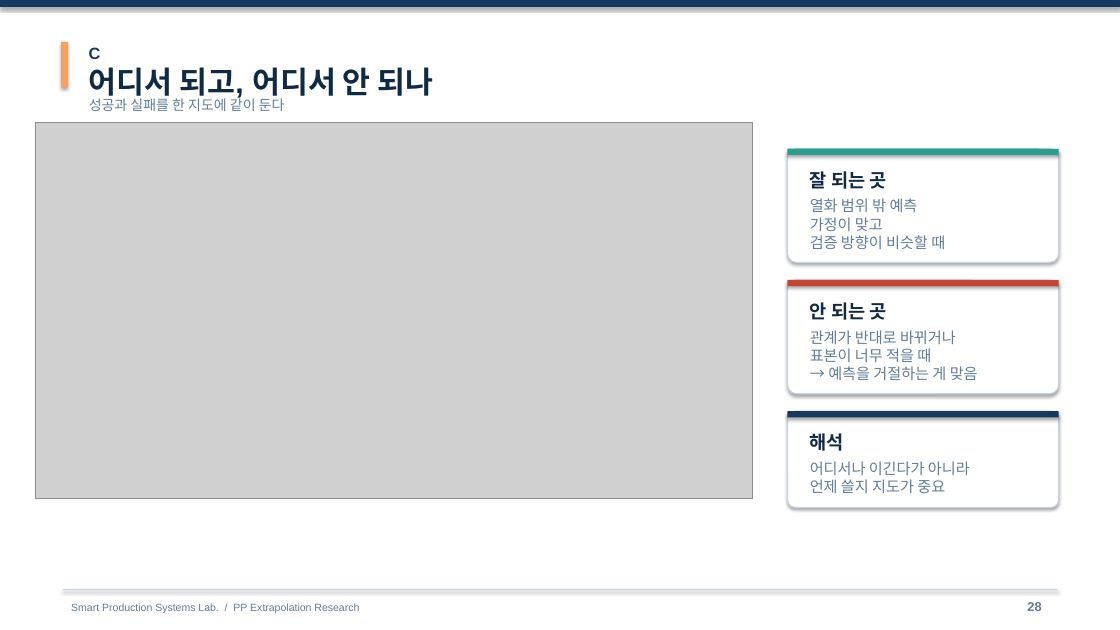
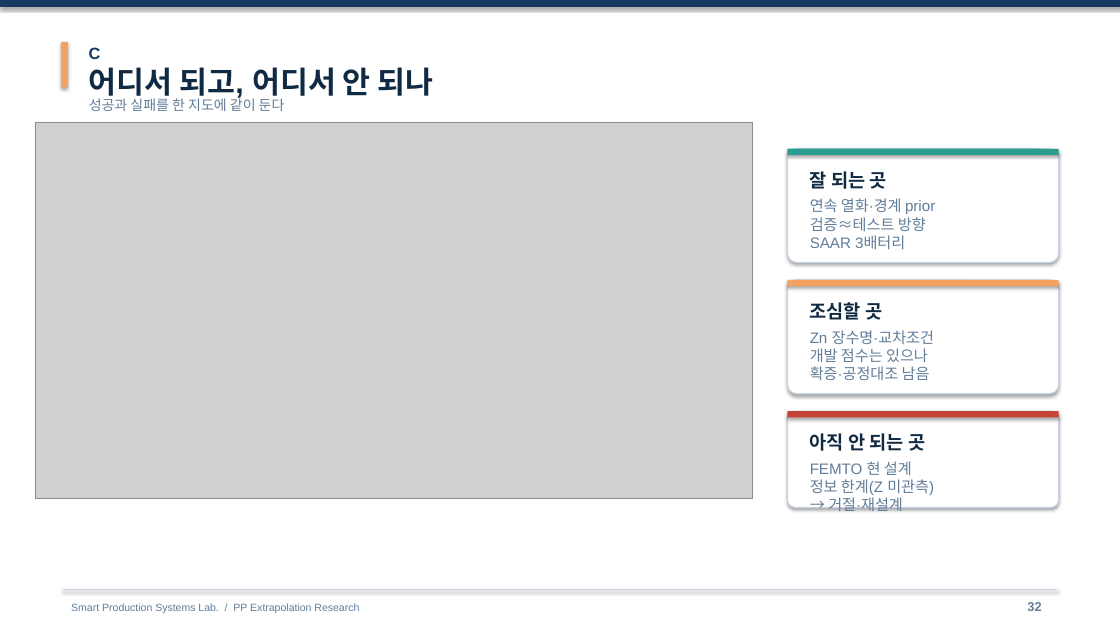
Before and after one commit to amumujs-create/pp-extrapolation, a slide deck: slide 32 of slides/pp_research/PP_Research_Detailed_v2.pptx (slide 28 before the commit). Drawn at 1120x630 pixels with LibreOffice and Linux fonts; fonts in the diff are those of the drawing; grey boxes stand for pictures. Boxes give left, top, right and bottom in pixels: in the first picture for what was removed or moved away, otherwise in the second. Text is boxed around its words. In the diff, an @@ line names an element or a change of style, - is before the commit and + after.

```diff
--- a/slides/pp_research/PP_Research_Detailed_v2.pptx
+++ b/slides/pp_research/PP_Research_Detailed_v2.pptx
@@ text at (x1=810, y1=198, x2=935, y2=249): text changed @@
-열화 범위 밖 예측
-가정이 맞고
-검증 방향이 비슷할 때
+연속 열화·경계 prior
+검증≈테스트 방향
+SAAR 3배터리
@@ rounded rectangle at (x1=788, y1=280, x2=1060, y2=286): fill #C44536 to #F4A261 @@
@@ text at (x1=810, y1=302, x2=882, y2=320): text changed @@
-안 되는 곳
+조심할 곳
@@ text at (x1=810, y1=330, x2=934, y2=380): text changed @@
-관계가 반대로 바뀌거나
-표본이 너무 적을 때
-→ 예측을 거절하는 게 맞음
+Zn 장수명·교차조건
+개발 점수는 있으나
+확증·공정대조 남음
@@ rounded rectangle at (x1=788, y1=412, x2=1060, y2=418): fill #163A5F to #C44536 @@
@@ text at (x1=810, y1=433, x2=925, y2=451): text changed @@
-해석
+아직 안 되는 곳
@@ text at (x1=810, y1=461, x2=934, y2=511): text changed @@
-어디서나 이긴다가 아니라
-언제 쓸지 지도가 중요
+FEMTO 현 설계
+정보 한계(Z 미관측)
+→ 거절·재설계
@@ text at (x1=1027, y1=602, x2=1041, y2=611): text changed @@
-28
+32
```
Also in this commit, not shown: 45 other slides changed, 5 slides added, 2 other files.
